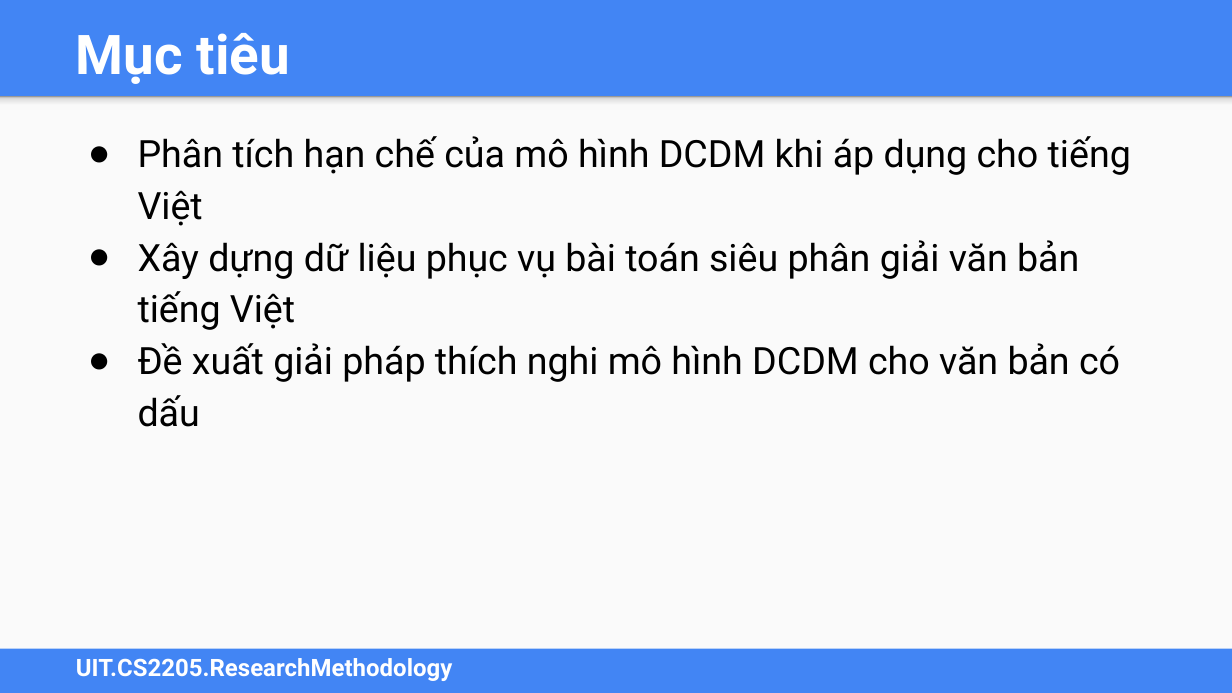
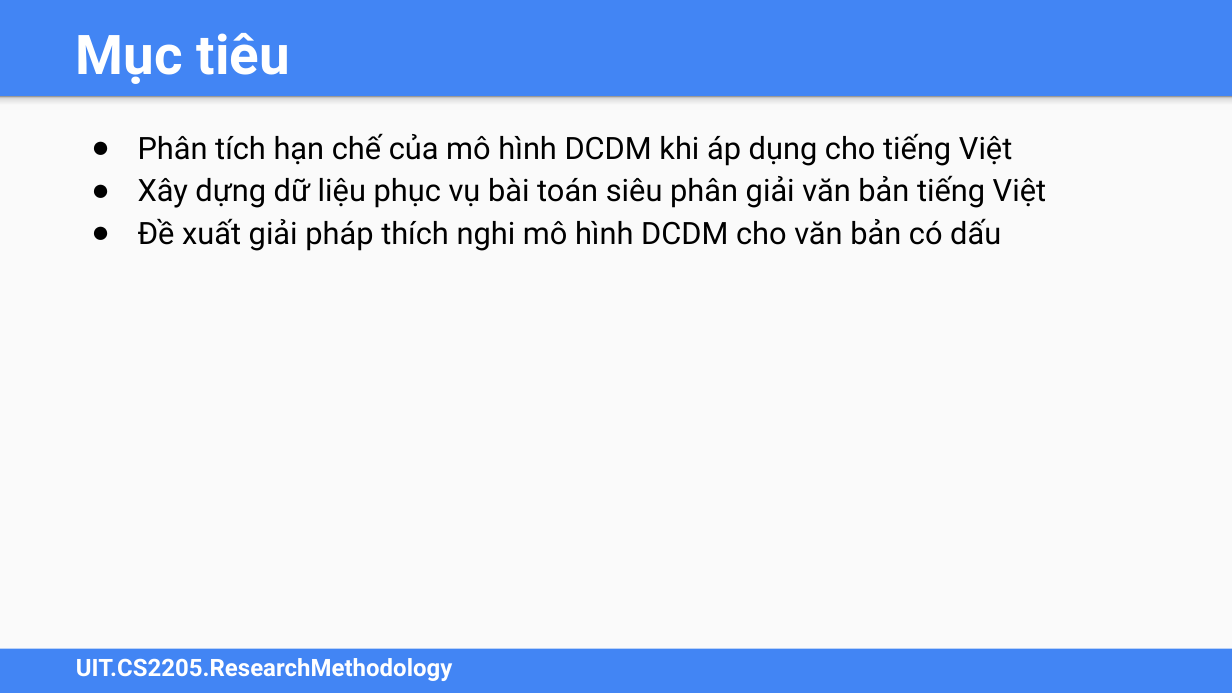
Before and after one commit to HoangSonDeveloper/CS2205, a slide deck: slide 5 of Sơn Nguyễn Hoàng - CS2205.SEP2025.DeCuong.FinalReport.Template.Slide.pptx. Drawn at 1232x693 pixels with LibreOffice and Linux fonts; fonts in the diff are those of the drawing. Boxes give left, top, right and bottom in pixels: in the first picture for what was removed or moved away, otherwise in the second. Text is boxed around its words. In the diff, an @@ line names an element or a change of style, - is before the commit and + after.

```diff
--- a/Sơn Nguyễn Hoàng - CS2205.SEP2025.DeCuong.FinalReport.Template.Slide.pptx
+++ b/Sơn Nguyễn Hoàng - CS2205.SEP2025.DeCuong.FinalReport.Template.Slide.pptx
@@ text "Phân tích hạn chế của ..." at [138, 133, 1046, 251]: size 22 to 18 pt; indent changed @@
```
Also in this commit, not shown: 6 other slides changed, 3 other files.
